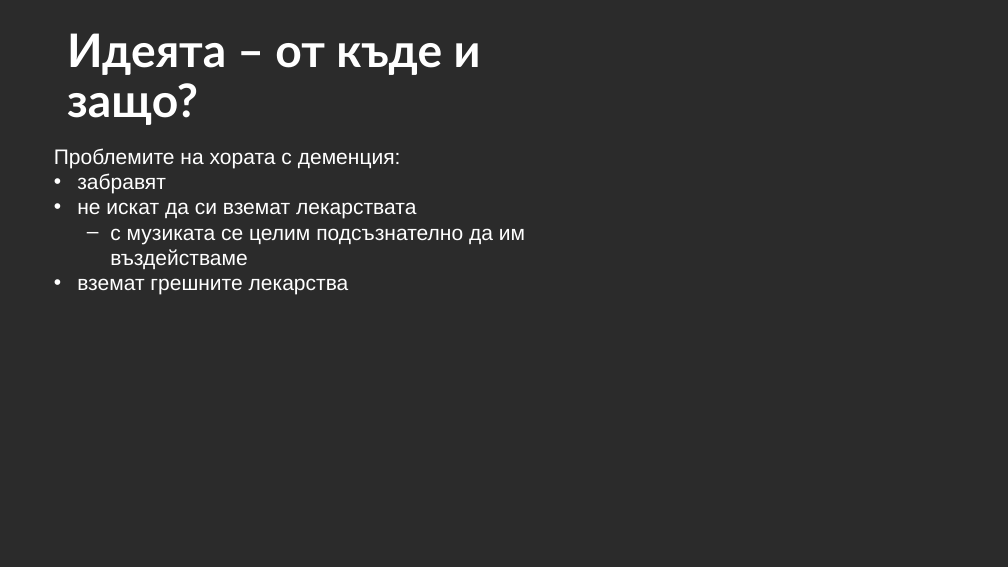
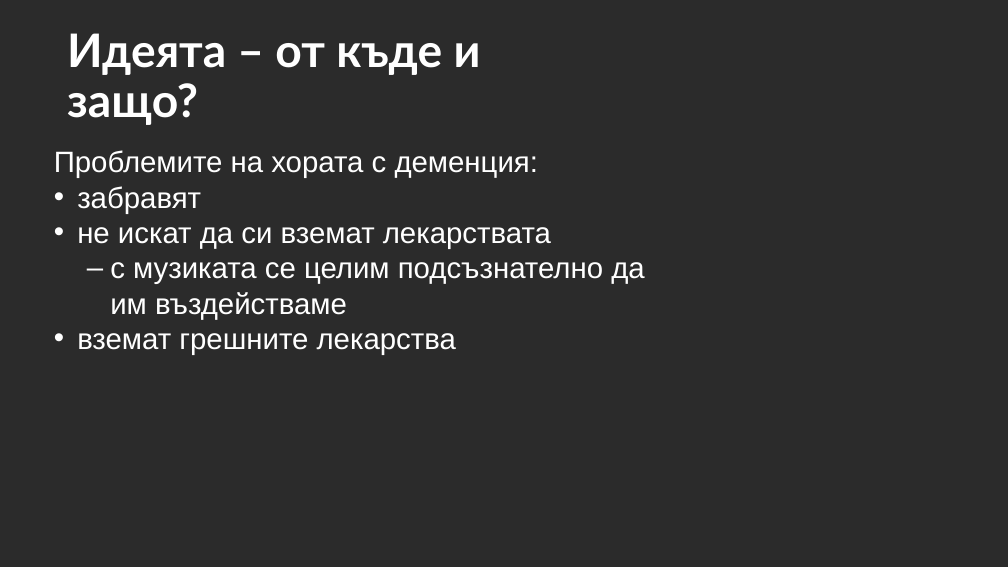
Before and after one commit to VicRattlehead502/Medicine-Man, a slide deck: slide 4 of Prezentaciq.pptx (slide 3 before the commit). Drawn at 1008x567 pixels with LibreOffice and Linux fonts; fonts in the diff are those of the drawing; background and template pictures are left out; a plain dark background stands for a picture behind light text. Boxes give left, top, right and bottom in pixels: in the first picture for what was removed or moved away, otherwise in the second. Text is boxed around its words. In the diff, an @@ line names an element or a change of style, - is before the commit and + after.

```diff
--- a/Prezentaciq.pptx
+++ b/Prezentaciq.pptx
@@ text "Проблемите на хората с деменция:" at (x1=54, y1=150, x2=644, y2=355): size 20 to 28 pt @@
```
Also in this commit, not shown: 4 other slides changed, 5 slides added, 1 slide removed, 12 other files.
